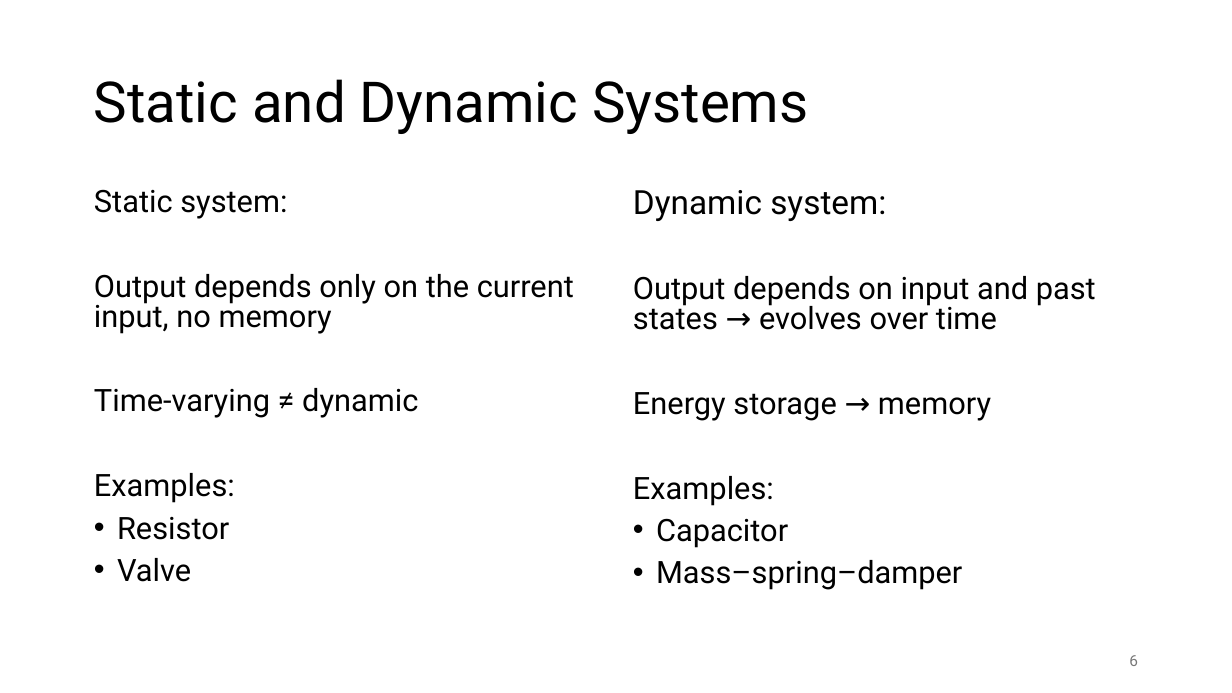
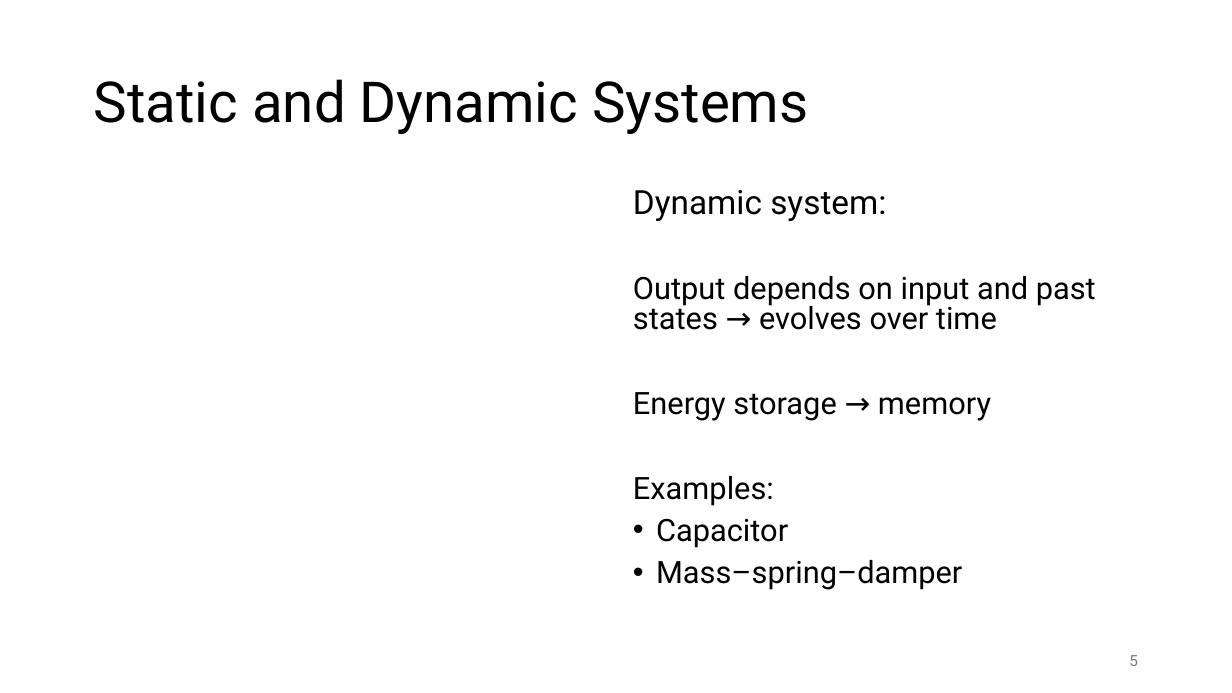
Before and after one commit to FelixWick/control_engineering, a slide deck: slide 5 of slides/1_systems.pptx (slide 6 before the commit). Drawn at 1232x693 pixels with LibreOffice and Linux fonts; fonts in the diff are those of the drawing; grey boxes stand for pictures. Boxes give left, top, right and bottom in pixels: in the first picture for what was removed or moved away, otherwise in the second. Text is boxed around its words. In the diff, an @@ line names an element or a change of style, - is before the commit and + after.

Commit message:
more systems slides

```diff
--- a/slides/1_systems.pptx
+++ b/slides/1_systems.pptx
@@ text removed at [94, 189, 574, 582] @@
-Static system:
-Output depends only on the current input, no memory
-Time-varying ≠ dynamic
-Examples:
-• Resistor
-• Valve
```
Also in this commit, not shown: 8 other slides changed, 11 slides added.
